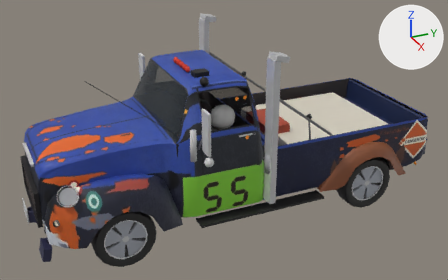
Before and after pictures for a commit that changed the glTF model public/cars/field/models/55.glb.
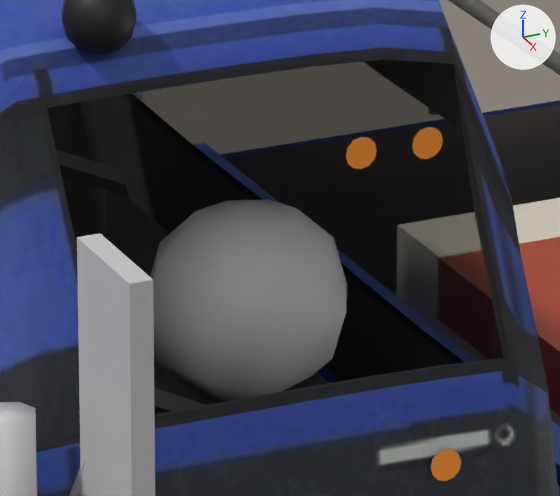
Old and new are each drawn whole from a 50 mm lens placed at (6.08, -2.75, 3.86), pointed at (0.04, -0.03, 0.84) and again close up on the part from 43% to 58% of the width and 29% to 50% of the height. Lighting does not change. The marker at upper right points along +X, +Y and +Z. The older version's two pictures come first. Vertices at exactly the same position are counted once.

Names of what the first close-up shows: 'body'.
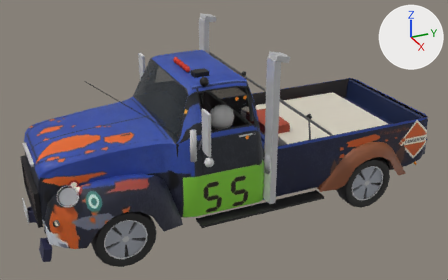
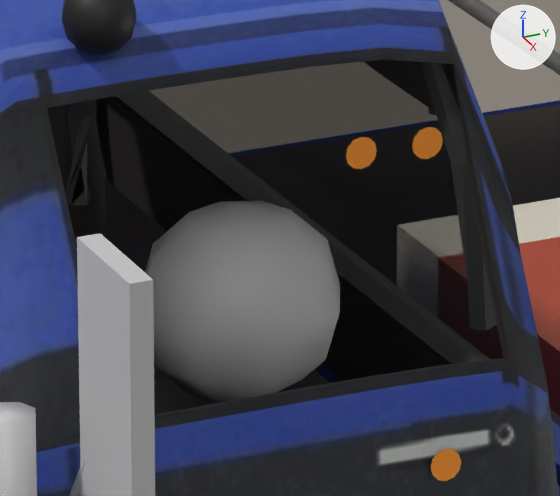
Boxes [x1, y1, x2, y2] around the edits, measured in the close-ups (560 x 496 px; the box of a moved part takes in the faces that stretch with it):
part 1 of me_body_mesh, moved or reshaped
    before: [150, 199, 347, 402]
    after: [145, 200, 340, 403]
part 2 of me_body_mesh, added
    after: [66, 91, 491, 364]
part 3 of me_body_mesh, moved or reshaped
    before: [56, 150, 342, 414]
    after: [421, 62, 497, 331]

The edits, one by one:
me_body_mesh is used by ob_body; location (0.0, 0.0, 0.0).
me_body_mesh had 4717 vertices, 8092 faces and spanned x -1.1..1.1, y -2.33..2.56, z 0.17..2.1.
me_body_mesh now has 4752 vertices, 8162 faces and spans x -1.1..1.1, y -2.33..2.56, z 0.17..2.1.
me_body_mesh part 1: the loose piece of 42 vertices spanning x 0.23..0.49, y -0.34..-0.04, z 1.14..1.42 is moved by (0.0, -0.01, 0.0).
me_body_mesh part 2: a new loose piece of 30 vertices spanning x -0.8..0.8, y 0.0..0.05, z 0.99..1.26, in mat_car55_livery (picture img_55_livery).
Part 3, on me_body_mesh:
31 vertices are removed from x -0.79..0.78, y -0.78..0.14, z 0.95..1.44.
77 faces are deleted.
14 vertices move from x -0.79..0.81, y -0.77..0.14, z 1.0..1.46 to x -0.65..0.6, y -0.79..0.04, z 1.32..1.74.
36 vertices are added at x -0.66..0.66, y -0.78..0.04, z 1.31..1.74.
91 new faces join them, mat_car55_livery (picture img_55_livery).
